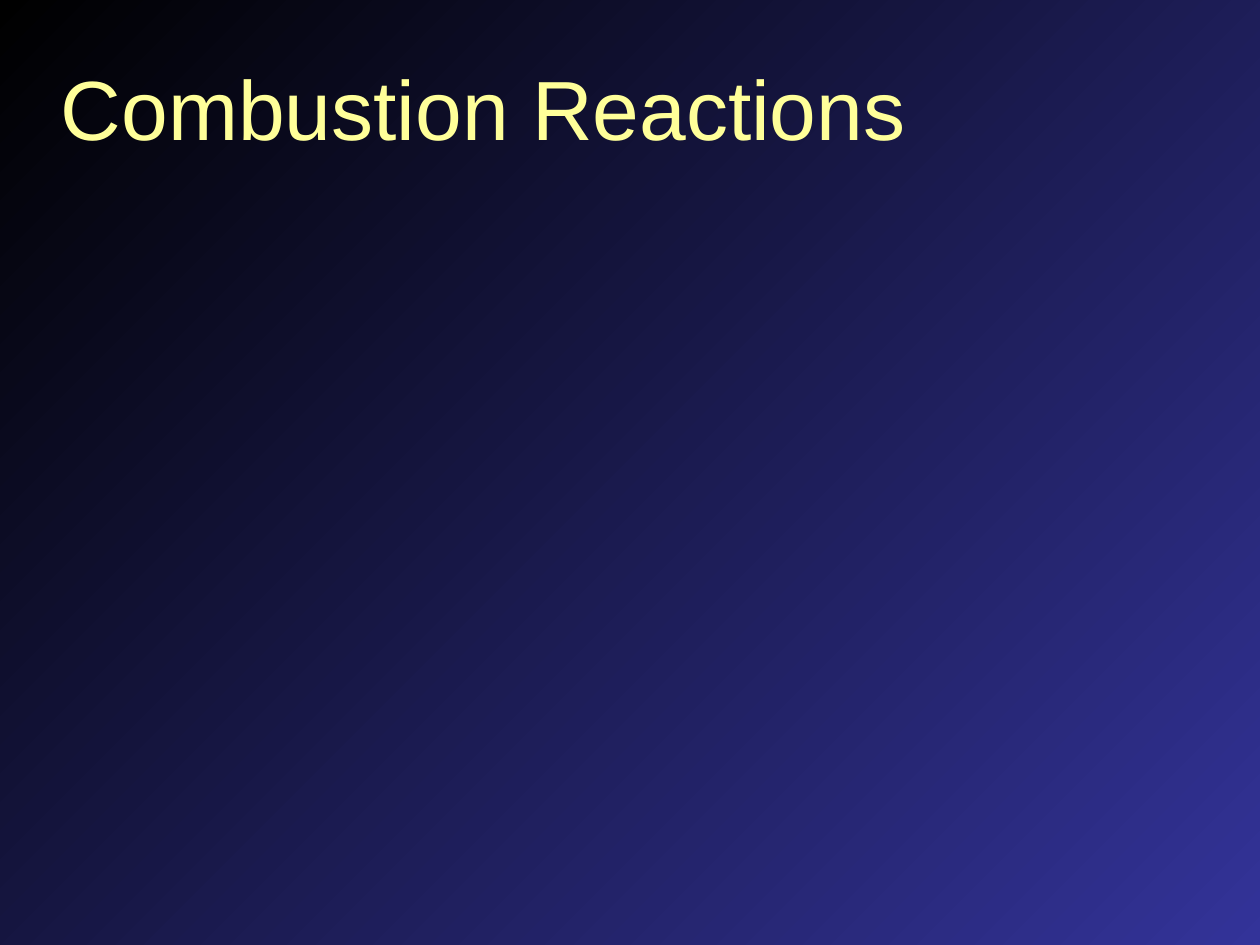
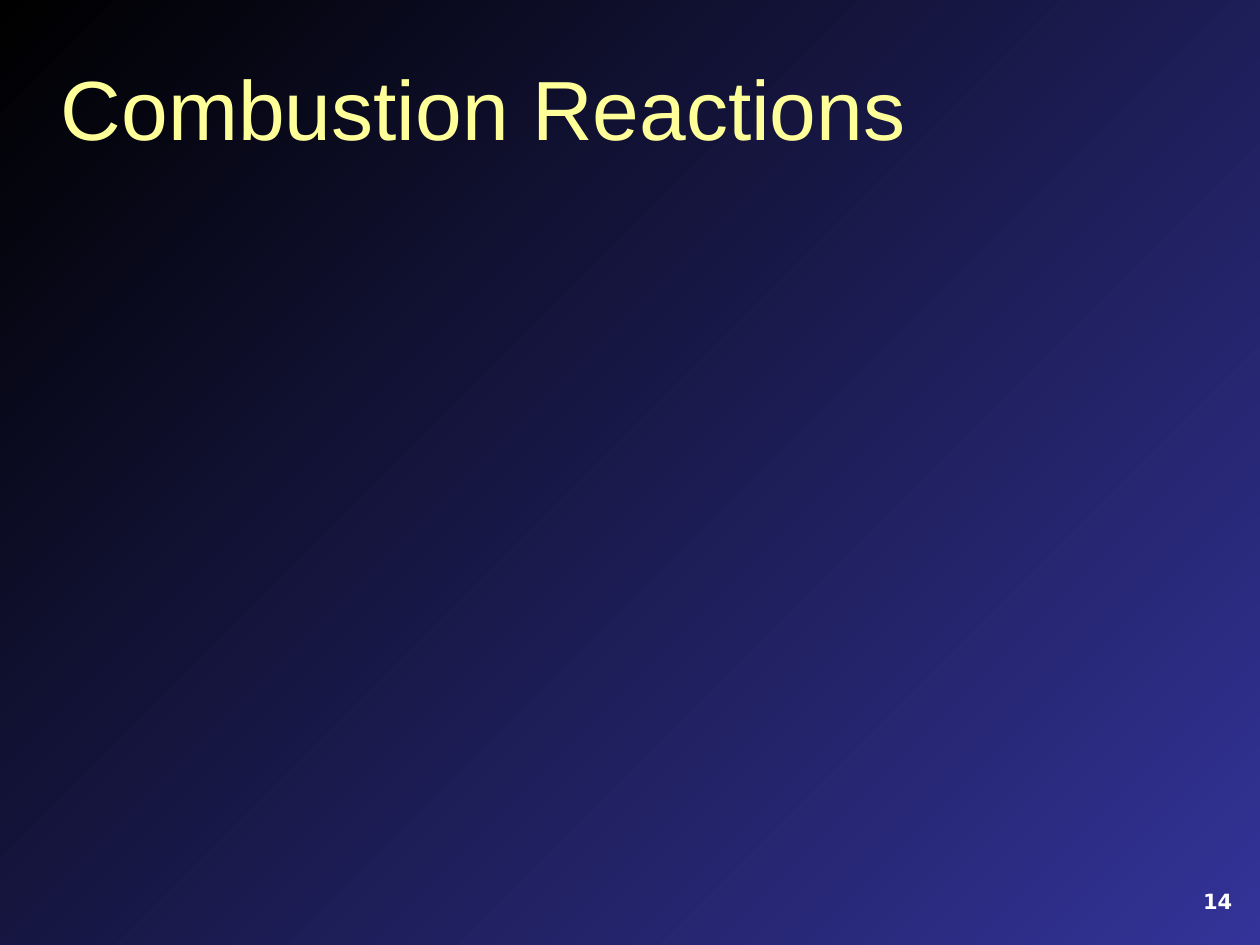
Before and after one commit to mavigozler/mavigozler.github.io, a slide deck: slide 14 of Teaching/Chemistry/Lecture Slides/FCC Chem 3A Chap 10 Content.pptx (slide 8 before the commit). Drawn at 1260x945 pixels with LibreOffice and Linux fonts; fonts in the diff are those of the drawing. Boxes give left, top, right and bottom in pixels: in the first picture for what was removed or moved away, otherwise in the second. Text is boxed around its words. In the diff, an @@ line names an element or a change of style, - is before the commit and + after.

```diff
--- a/Teaching/Chemistry/Lecture Slides/FCC Chem 3A Chap 10 Content.pptx
+++ b/Teaching/Chemistry/Lecture Slides/FCC Chem 3A Chap 10 Content.pptx
@@ page number added at (x1=1203, y1=893, x2=1232, y2=909), 12 pt, text #FFFFFF, bold @@
+14
```
Also in this commit, not shown: 13 other slides changed, 9 slides added, 3 slides removed, 31 other files.
